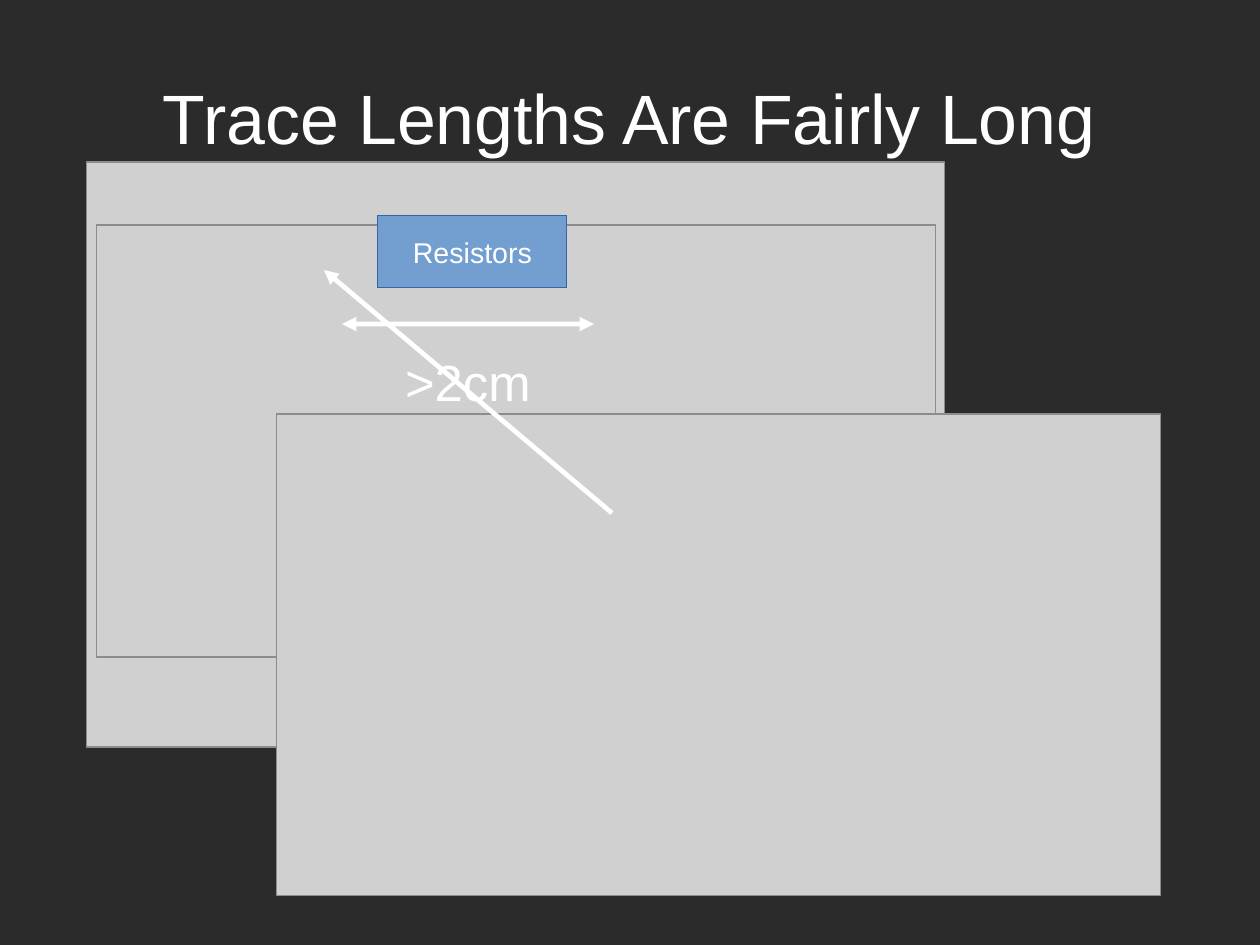
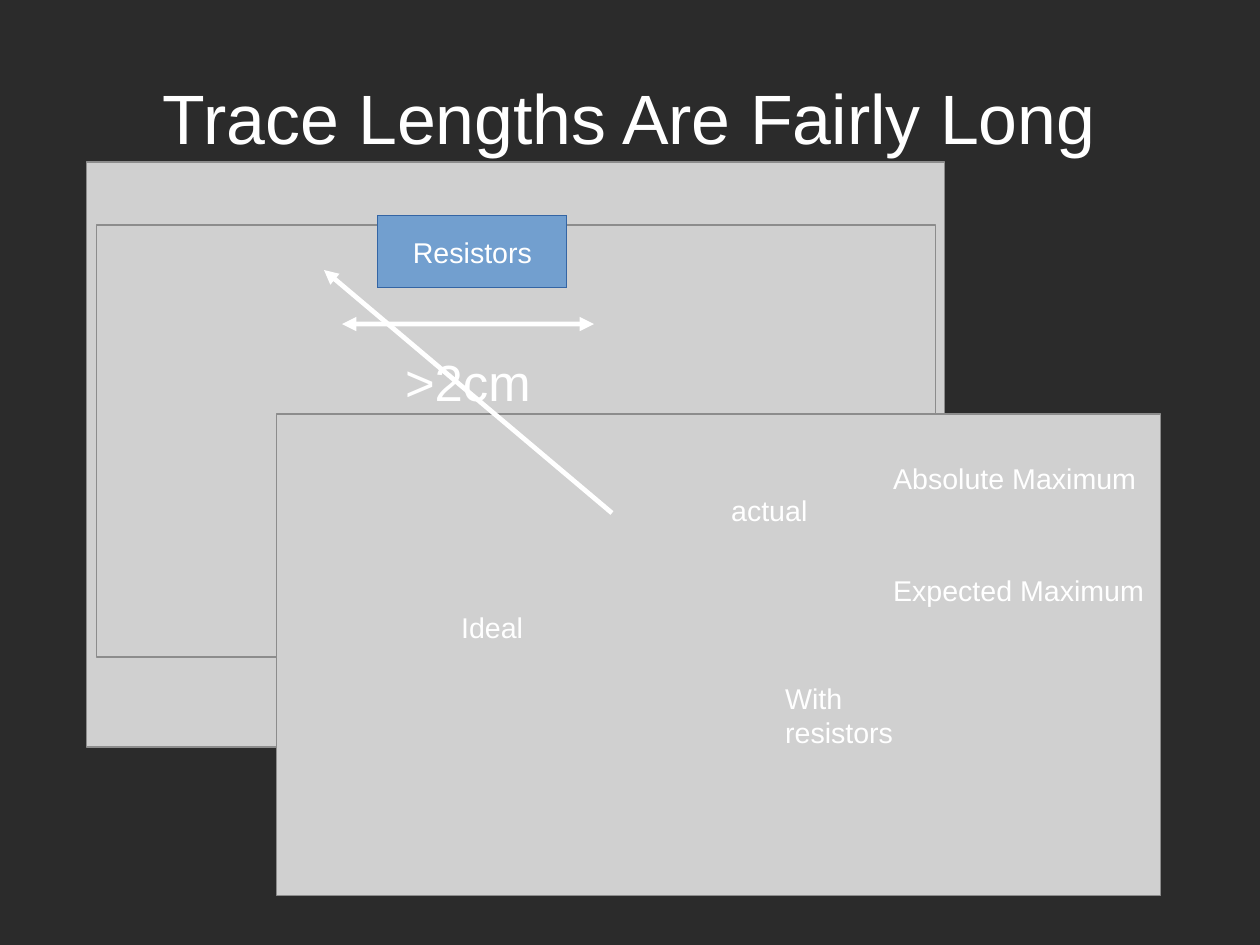
Before and after one commit to TheComet/bat6, a slide deck: slide 11 of doc/presentation/libreoffice/presentation.odp. Drawn at 1260x945 pixels with LibreOffice and Linux fonts; fonts in the diff are those of the drawing; grey boxes stand for pictures; background and template pictures are left out; a plain dark background stands for a picture behind light text. Boxes give left, top, right and bottom in pixels: in the first picture for what was removed or moved away, otherwise in the second. Text is boxed around its words. In the diff, an @@ line names an element or a change of style, - is before the commit and + after.

```diff
--- a/doc/presentation/libreoffice/presentation.odp
+++ b/doc/presentation/libreoffice/presentation.odp
@@ text added at <box>893,469,1136,489</box>, 18 pt, text #FFFFFF @@
+Absolute Maximum
@@ text added at <box>731,501,807,521</box>, 18 pt, text #FFFFFF @@
+actual
@@ text added at <box>893,581,1144,606</box>, 18 pt, text #FFFFFF @@
+Expected Maximum
@@ text added at <box>461,618,523,638</box>, 18 pt, text #FFFFFF @@
+Ideal
@@ text added at <box>785,689,893,743</box>, 18 pt, text #FFFFFF @@
+With resistors
```
Also in this commit, not shown: 2 other slides changed.
